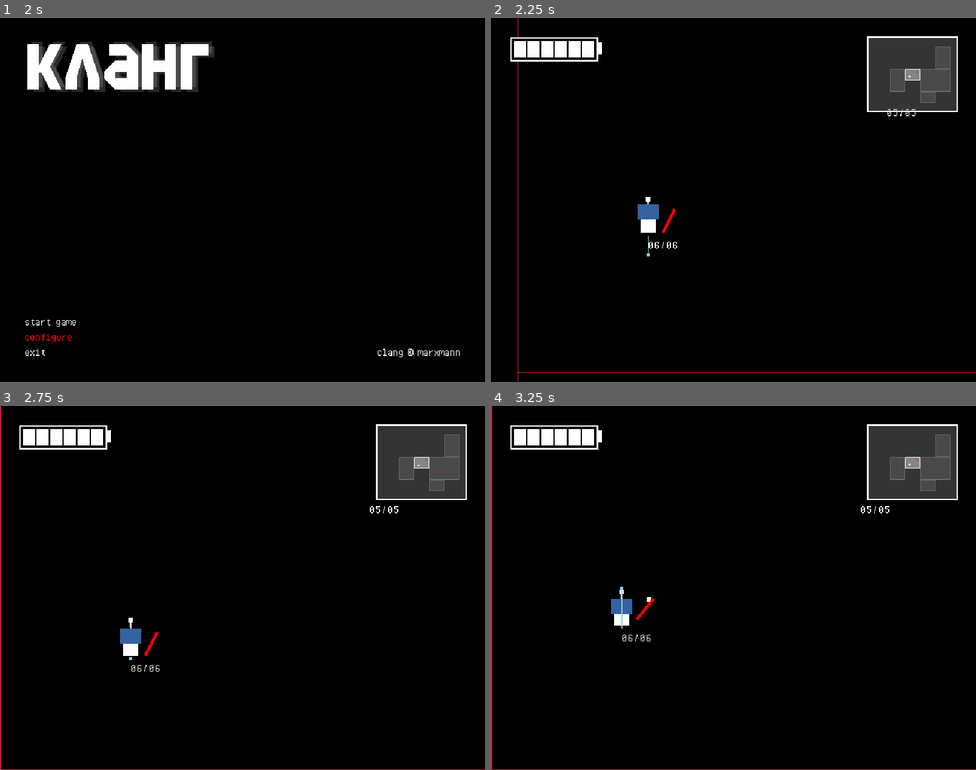
Above: before the commit, frames 1-4 (two rows, left to right).
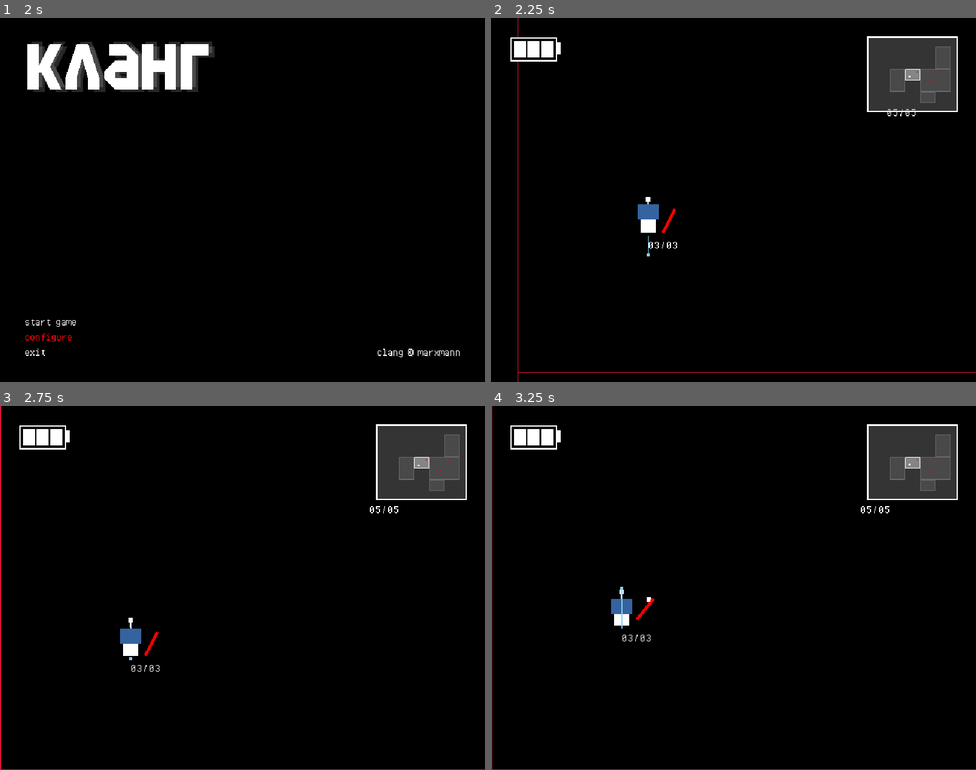
Above: after the commit, the same moments.

Repository: jeffinitup/clang-game
Game: Godot game, scene res://scene/main.tscn
The game is run twice, just before and just after one commit, with the same random seed, the same clock (stepped at 60 frames per second) and the same inputs.
Inputs (mouse positions are in pixels of both pictures, inside the frame that each line leads up to):
- Up to frame 1 (2 s): click "configure" at 0.5 s; click "back" at 1.25 s
- Up to frame 2 (2.25 s): click "start game" at 2 s
- Up to frame 3 (2.75 s): no input
- Up to frame 4 (3.25 s): tap Enter at 2.75 s; move the mouse to (757, 588) at 2.77 s; press the mouse at (757, 588) at 2.78 s; hold W (up) from 2.78 s (still down); tap Space (jump) at 3.02 s

Frame 1 is identical in both runs. In frame 2, 0.4% of the frame differs, in the area x 13-39%, y 5-63%; in frame 3, 0.4%; in frame 4, 0.4%.

Commit message:
begin on pause menu

Diff:
--- a/default_bus_layout.tres
+++ b/default_bus_layout.tres
@@ -1,4 +1,13 @@
-[gd_resource type="AudioBusLayout" format=3 uid="uid://cceifo4yrgpeo"]
+[gd_resource type="AudioBusLayout" load_steps=2 format=3 uid="uid://cceifo4yrgpeo"]
+
+[sub_resource type="AudioEffectDelay" id="AudioEffectDelay_21mh1"]
+resource_name = "Delay"
+tap1_delay_ms = 150.0
+tap1_level_db = -12.0
+tap1_pan = 0.33
+tap2_delay_ms = 325.0
+tap2_level_db = -24.0
+tap2_pan = -0.68
 
 [resource]
 bus/1/name = &"Sound"
@@ -7,6 +16,8 @@
 bus/1/bypass_fx = false
 bus/1/volume_db = 0.0
 bus/1/send = &"Master"
+bus/1/effect/0/effect = SubResource("AudioEffectDelay_21mh1")
+bus/1/effect/0/enabled = true
 bus/2/name = &"Music"
 bus/2/solo = false
 bus/2/mute = false
--- a/prefab/player.tscn
+++ b/prefab/player.tscn
@@ -156,7 +156,7 @@
 [node name="hbox" type="Area2D" parent="."]
 z_index = 1
 script = ExtResource("2_inaiw")
-max_hp = 6
+max_hp = 3
 invincibility_time = 1.0
 
 [node name="col" type="CollisionShape2D" parent="hbox"]
--- /dev/null
+++ b/scene/options_menu.tscn
@@ -0,0 +1,96 @@
+[gd_scene load_steps=7 format=3 uid="uid://b0aryhuic4blb"]
+
+[ext_resource type="Script" path="res://scripts/component/options_menu.gd" id="1_x16l0"]
+[ext_resource type="FontFile" uid="uid://ignnmxnvl5os" path="res://asset/font/PixelOperatorMono.ttf" id="2_i75df"]
+[ext_resource type="Theme" uid="uid://cwhstwqgcmq20" path="res://asset/theme_ui.tres" id="3_ks6m5"]
+[ext_resource type="Script" path="res://scripts/component/control_generic.gd" id="4_xof4r"]
+
+[sub_resource type="FontVariation" id="FontVariation_3w7tl"]
+base_font = ExtResource("2_i75df")
+spacing_glyph = -1
+spacing_space = -2
+
+[sub_resource type="LabelSettings" id="LabelSettings_dbbi2"]
+line_spacing = 0.0
+font = SubResource("FontVariation_3w7tl")
+outline_color = Color(0.196078, 0.196078, 0.196078, 1)
+shadow_size = 0
+shadow_color = Color(0.197937, 0.197937, 0.197937, 1)
+
+[node name="options_menu" type="VBoxContainer"]
+visible = false
+size_flags_horizontal = 0
+size_flags_vertical = 8
+script = ExtResource("1_x16l0")
+
+[node name="slider" type="HBoxContainer" parent="."]
+layout_mode = 2
+theme_override_constants/separation = 8
+
+[node name="label" type="Label" parent="slider"]
+layout_mode = 2
+size_flags_horizontal = 8
+text = "music 100%"
+label_settings = SubResource("LabelSettings_dbbi2")
+
+[node name="music" type="HSlider" parent="slider"]
+unique_name_in_owner = true
+custom_minimum_size = Vector2(100, 0)
+layout_mode = 2
+size_flags_horizontal = 0
+size_flags_vertical = 4
+focus_neighbor_top = NodePath("../../back")
+focus_neighbor_bottom = NodePath("../../slider2/sound")
+focus_next = NodePath("../../slider2/sound")
+focus_previous = NodePath("../../back")
+theme = ExtResource("3_ks6m5")
+max_value = 1.0
+step = 0.05
+value = 1.0
+script = ExtResource("4_xof4r")
+
+[node name="slider2" type="HBoxContainer" parent="."]
+layout_mode = 2
+theme_override_constants/separation = 8
+
+[node name="label" type="Label" parent="slider2"]
+layout_mode = 2
+size_flags_horizontal = 8
+text = "sound 100%"
+label_settings = SubResource("LabelSettings_dbbi2")
+
+[node name="sound" type="HSlider" parent="slider2"]
+unique_name_in_owner = true
+custom_minimum_size = Vector2(100, 0)
+layout_mode = 2
+size_flags_horizontal = 0
+size_flags_vertical = 4
+focus_neighbor_top = NodePath("../../slider/music")
+focus_neighbor_bottom = NodePath("../../back")
+focus_next = NodePath("../../back")
+focus_previous = NodePath("../../slider/music")
+theme = ExtResource("3_ks6m5")
+max_value = 1.0
+step = 0.05
+value = 1.0
+script = ExtResource("4_xof4r")
+
+[node name="back" type="Button" parent="."]
+layout_mode = 2
+size_flags_horizontal = 0
+size_flags_vertical = 8
+focus_neighbor_top = NodePath("../slider2/sound")
+focus_neighbor_bottom = NodePath("../slider/music")
+focus_next = NodePath("../slider/music")
+focus_previous = NodePath("../slider2/sound")
+theme = ExtResource("3_ks6m5")
+keep_pressed_outside = true
+text = "back"
+script = ExtResource("4_xof4r")
+
+[connection signal="element_hovered" from="slider/music" to="." method="on_hover"]
+[connection signal="value_changed" from="slider/music" to="." method="music_changed"]
+[connection signal="element_hovered" from="slider2/sound" to="." method="on_hover"]
+[connection signal="value_changed" from="slider2/sound" to="." method="sound_changed"]
+[connection signal="element_hovered" from="back" to="." method="on_hover"]
+[connection signal="pressed" from="back" to="." method="back_pressed"]
--- /dev/null
+++ b/scene/pause_screen.tscn
@@ -0,0 +1,60 @@
+[gd_scene load_steps=3 format=3 uid="uid://bnu5fgicsfjp2"]
+
+[ext_resource type="Theme" uid="uid://cwhstwqgcmq20" path="res://asset/theme_ui.tres" id="1_v1dpk"]
+[ext_resource type="Script" path="res://scripts/component/control_generic.gd" id="2_f86qg"]
+
+[node name="pause_screen" type="MarginContainer"]
+anchors_preset = 15
+anchor_right = 1.0
+anchor_bottom = 1.0
+grow_horizontal = 2
+grow_vertical = 2
+theme_override_constants/margin_left = 32
+theme_override_constants/margin_top = 64
+theme_override_constants/margin_right = 32
+theme_override_constants/margin_bottom = 64
+
+[node name="menu_1" type="VBoxContainer" parent="."]
+unique_name_in_owner = true
+layout_mode = 2
+size_flags_horizontal = 0
+size_flags_vertical = 8
+
+[node name="start_game" type="Button" parent="menu_1"]
+unique_name_in_owner = true
+layout_mode = 2
+size_flags_horizontal = 0
+size_flags_vertical = 8
+focus_neighbor_top = NodePath("../exit")
+focus_neighbor_bottom = NodePath("../options")
+focus_next = NodePath("../options")
+focus_previous = NodePath("../exit")
+theme = ExtResource("1_v1dpk")
+text = "continue"
+script = ExtResource("2_f86qg")
+
+[node name="options" type="Button" parent="menu_1"]
+unique_name_in_owner = true
+layout_mode = 2
+size_flags_horizontal = 0
+size_flags_vertical = 8
+focus_neighbor_top = NodePath("../start_game")
+focus_neighbor_bottom = NodePath("../exit")
+focus_next = NodePath("../exit")
+focus_previous = NodePath("../start_game")
+theme = ExtResource("1_v1dpk")
+text = "configure"
+script = ExtResource("2_f86qg")
+
+[node name="exit" type="Button" parent="menu_1"]
+unique_name_in_owner = true
+layout_mode = 2
+size_flags_horizontal = 0
+size_flags_vertical = 8
+focus_neighbor_top = NodePath("../options")
+focus_neighbor_bottom = NodePath("../start_game")
+focus_next = NodePath("../start_game")
+focus_previous = NodePath("../options")
+theme = ExtResource("1_v1dpk")
+text = "return to menu"
+script = ExtResource("2_f86qg")
--- a/scene/titlescreen.tscn
+++ b/scene/titlescreen.tscn
@@ -1,10 +1,11 @@
-[gd_scene load_steps=12 format=3 uid="uid://cddkj86qmc2fi"]
+[gd_scene load_steps=13 format=3 uid="uid://cddkj86qmc2fi"]
 
 [ext_resource type="FontFile" uid="uid://dreclkhvqjl2p" path="res://asset/font/DeltaBlock-Regular.ttf" id="1_6yf7h"]
 [ext_resource type="Script" path="res://scripts/titlescreen.gd" id="1_h8vcp"]
 [ext_resource type="Theme" uid="uid://cwhstwqgcmq20" path="res://asset/theme_ui.tres" id="3_1dvo0"]
 [ext_resource type="FontFile" uid="uid://ignnmxnvl5os" path="res://asset/font/PixelOperatorMono.ttf" id="3_joxcs"]
 [ext_resource type="Script" path="res://scripts/component/control_generic.gd" id="4_a4yqx"]
+[ext_resource type="PackedScene" uid="uid://b0aryhuic4blb" path="res://scene/options_menu.tscn" id="5_hgqoq"]
 
 [sub_resource type="GDScript" id="GDScript_hxqu8"]
 resource_name = "titlescreen_scene"
@@ -138,77 +139,9 @@
 text = "exit"
 script = ExtResource("4_a4yqx")
 
-[node name="menu_2" type="VBoxContainer" parent="margin"]
+[node name="options_menu" parent="margin" instance=ExtResource("5_hgqoq")]
 unique_name_in_owner = true
-visible = false
 layout_mode = 2
-size_flags_horizontal = 0
-size_flags_vertical = 8
-
-[node name="slider" type="HBoxContainer" parent="margin/menu_2"]
-layout_mode = 2
-theme_override_constants/separation = 8
-
-[node name="label" type="Label" parent="margin/menu_2/slider"]
-layout_mode = 2
-size_flags_horizontal = 8
-text = "music 100%"
-label_settings = SubResource("LabelSettings_dbbi2")
-
-[node name="music" type="HSlider" parent="margin/menu_2/slider"]
-unique_name_in_owner = true
-custom_minimum_size = Vector2(100, 0)
-layout_mode = 2
-size_flags_horizontal = 0
-size_flags_vertical = 4
-focus_neighbor_top = NodePath("../../back")
-focus_neighbor_bottom = NodePath("../../slider2/sound")
-focus_next = NodePath("../../slider2/sound")
-focus_previous = NodePath("../../back")
-theme = ExtResource("3_1dvo0")
-max_value = 1.0
-step = 0.05
-value = 1.0
-script = ExtResource("4_a4yqx")
-
-[node name="slider2" type="HBoxContainer" parent="margin/menu_2"]
-layout_mode = 2
-theme_override_constants/separation = 8
-
-[node name="label" type="Label" parent="margin/menu_2/slider2"]
-layout_mode = 2
-size_flags_horizontal = 8
-text = "sound 100%"
-label_settings = SubResource("LabelSettings_dbbi2")
-
-[node name="sound" type="HSlider" parent="margin/menu_2/slider2"]
-unique_name_in_owner = true
-custom_minimum_size = Vector2(100, 0)
-layout_mode = 2
-size_flags_horizontal = 0
-size_flags_vertical = 4
-focus_neighbor_top = NodePath("../../slider/music")
-focus_neighbor_bottom = NodePath("../../back")
-focus_next = NodePath("../../back")
-focus_previous = NodePath("../../slider/music")
-theme = ExtResource("3_1dvo0")
-max_value = 1.0
-step = 0.05
-value = 1.0
-script = ExtResource("4_a4yqx")
-
-[node name="back" type="Button" parent="margin/menu_2"]
-layout_mode = 2
-size_flags_horizontal = 0
-size_flags_vertical = 8
-focus_neighbor_top = NodePath("../slider2/sound")
-focus_neighbor_bottom = NodePath("../slider/music")
-focus_next = NodePath("../slider/music")
-focus_previous = NodePath("../slider2/sound")
-theme = ExtResource("3_1dvo0")
-keep_pressed_outside = true
-text = "back"
-script = ExtResource("4_a4yqx")
 
 [node name="copyright" type="Label" parent="margin"]
 layout_mode = 2
@@ -224,9 +157,4 @@
 [connection signal="pressed" from="margin/menu_1/options" to="manager" method="configure_pressed"]
 [connection signal="element_hovered" from="margin/menu_1/exit" to="manager" method="on_hover"]
 [connection signal="pressed" from="margin/menu_1/exit" to="manager" method="exit_pressed"]
-[connection signal="element_hovered" from="margin/menu_2/slider/music" to="manager" method="on_hover"]
-[connection signal="value_changed" from="margin/menu_2/slider/music" to="manager" method="music_changed"]
-[connection signal="element_hovered" from="margin/menu_2/slider2/sound" to="manager" method="on_hover"]
-[connection signal="value_changed" from="margin/menu_2/slider2/sound" to="manager" method="sound_changed"]
-[connection signal="element_hovered" from="margin/menu_2/back" to="manager" method="on_hover"]
-[connection signal="pressed" from="margin/menu_2/back" to="manager" method="back_pressed"]
+[connection signal="exit_menu" from="margin/options_menu" to="manager" method="back_pressed"]
--- /dev/null
+++ b/scripts/component/options_menu.gd
@@ -0,0 +1,27 @@
+extends VBoxContainer
+
+## Fired when ready to exit menu
+signal exit_menu()
+
+func entering() -> void:
+	%music.grab_focus()
+
+## Signals
+##------------------------------------------------------------------------------
+
+func music_changed(value : float) -> void:
+	var label := %music.get_parent().get_node("label")
+	label.text = "music %03d%%" % (value * 100.0)
+
+func sound_changed(value : float) -> void:
+	var label := %sound.get_parent().get_node("label")
+	label.text = "sound %03d%%" % (value * 100.0)
+
+func back_pressed() -> void:
+	exit_menu.emit()
+
+## Misc
+##------------------------------------------------------------------------------
+
+func on_hover(element : Control) -> void:
+	element.call_deferred("grab_focus")
--- a/scripts/hud_health.gd
+++ b/scripts/hud_health.gd
@@ -11,9 +11,9 @@
 
 func _draw() -> void:
 	# Draw battery shape
-	draw_rect(Rect2i(Vector2i(2,2), Vector2i(20 * max_health - max_health, 30)), DARK, true)
-	draw_rect(Rect2i(Vector2i(2,2), Vector2i(20 * max_health - max_health, 30)), LIGHT, false, 2.0)
-	draw_rect(Rect2i(Vector2i((20 * max_health) + 2 - max_health, 8), Vector2i(6, 16)), LIGHT, true)
+	draw_rect(Rect2i(Vector2i(2,2), Vector2i(6 + (18 * max_health), 30)), DARK, true)
+	draw_rect(Rect2i(Vector2i(2,2), Vector2i(6 + (18 * max_health), 30)), LIGHT, false, 2.0)
+	draw_rect(Rect2i(Vector2i(8 + (18 * max_health), 8), Vector2i(6, 16)), LIGHT, true)
 
 	# Draw battery notches
 	for i in range(health):
--- a/scripts/scene_loader.gd
+++ b/scripts/scene_loader.gd
@@ -94,7 +94,6 @@
 	player.entered_cell.connect(hud.minimap.ppos_updated.bind())
 	player.hbox.hitbox_relay.connect(hud.health.health_update.bind())
 
-
 	# Run initialization
 	Input.mouse_mode = Input.MOUSE_MODE_CAPTURED
 	current_scene.populate_cells()
--- a/scripts/titlescreen.gd
+++ b/scripts/titlescreen.gd
@@ -12,7 +12,7 @@
 ]
 ## Menu nodes
 @onready var menus : Array[Control] = [
-	%menu_1, %menu_2
+	%menu_1, %options_menu
 ]
 
 func _ready() -> void:
@@ -35,21 +35,13 @@
 func configure_pressed() -> void:
 	menus[0].visible = false
 	menus[1].visible = true
-	%music.grab_focus()
+	menus[1].entering()
 
 func exit_pressed() -> void:
 	get_tree().root.close_requested.emit()
 
 ## Menu Layer 2 ( Config )
 ##------------------------------------------------------------------------------
-
-func music_changed(value : float) -> void:
-	var label := %music.get_parent().get_node("label")
-	label.text = "music %03d%%" % (value * 100.0)
-
-func sound_changed(value : float) -> void:
-	var label := %sound.get_parent().get_node("label")
-	label.text = "sound %03d%%" % (value * 100.0)
 
 func back_pressed() -> void:
 	menus[0].visible = true
@@ -60,5 +52,4 @@
 ##------------------------------------------------------------------------------
 
 func on_hover(element : Control) -> void:
-	print("Hovered")
 	element.call_deferred("grab_focus")
